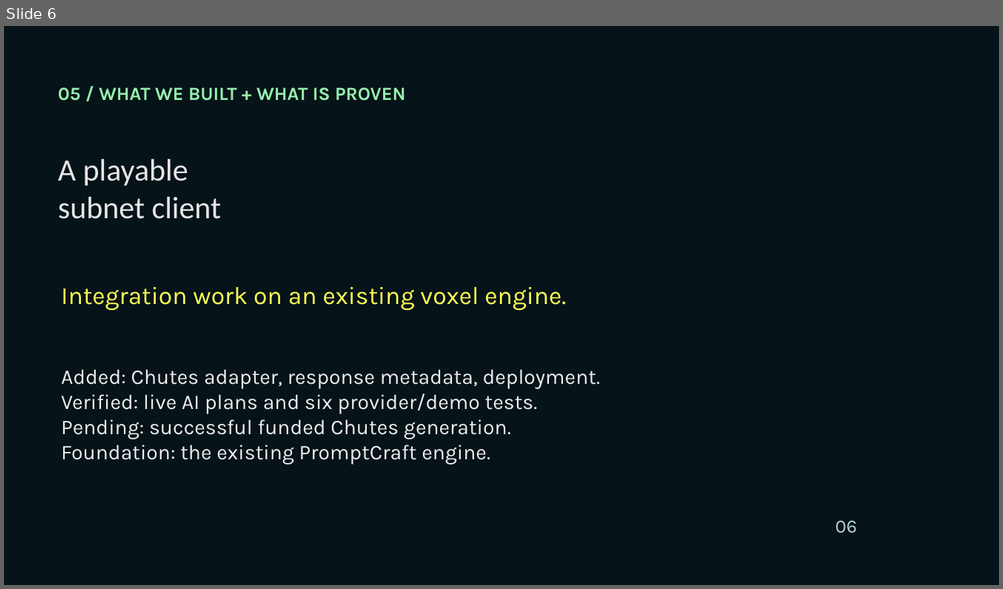
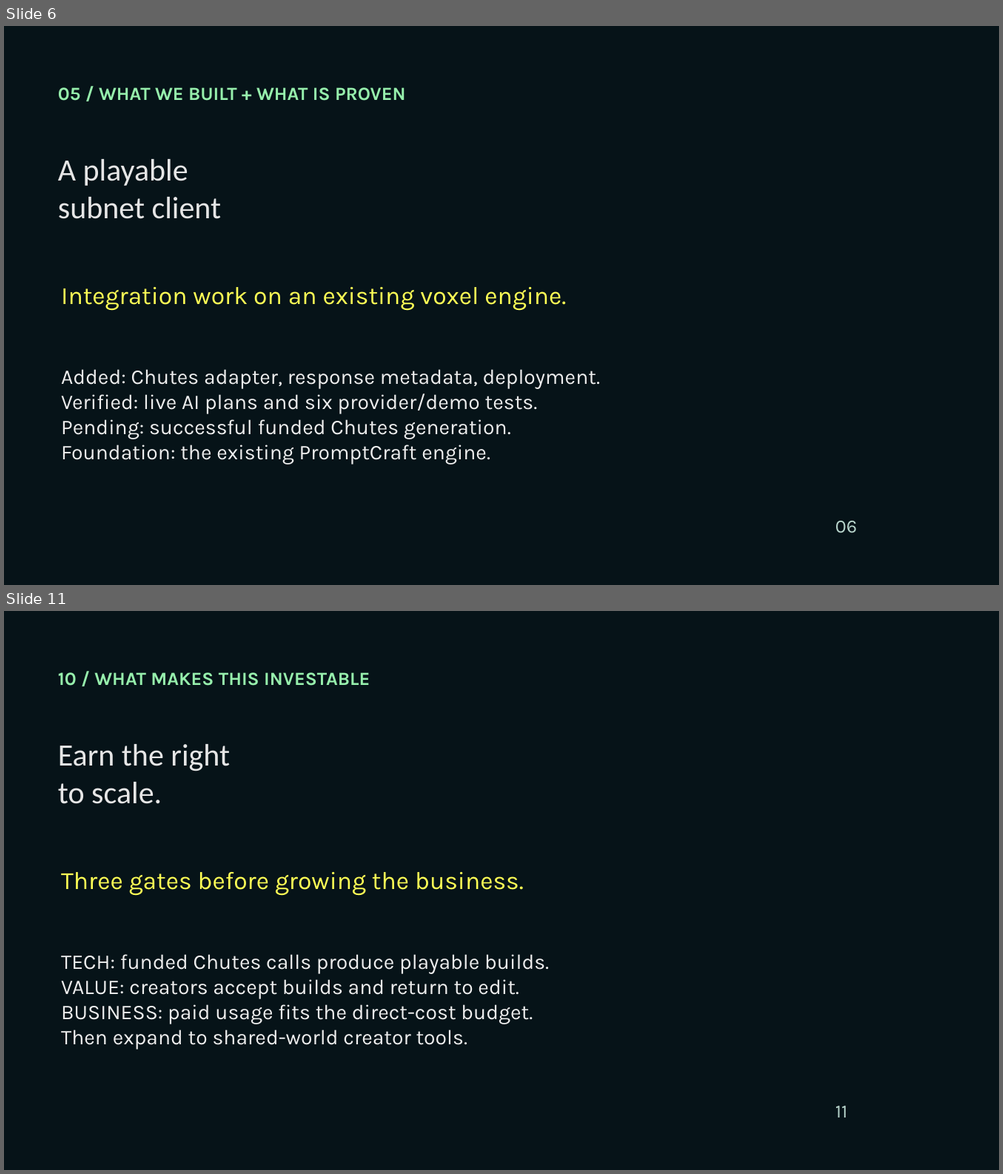
Before and after one commit to Nakshatra05/tensorcraft-bittensor, a slide deck: presentation/TensorCraft-Bittensor-Pitch.pptx. Shown one above the other, each under a label of ours: slide 6 before the commit, slides 6 and 11 after it; the slides between them are not shown. The pictures are 1003x589 and 1003x1174 pixels, drawn with LibreOffice and Linux fonts; fonts in the diff are those of the drawing; background and template pictures are left out. Boxes give left, top, right and bottom in pixels: in the first picture for what was removed or moved away, otherwise in the second. Text is boxed around its words. In the diff, an @@ line names an element or a change of style, - is before the commit and + after.

```diff
--- a/presentation/TensorCraft-Bittensor-Pitch.pptx
+++ b/presentation/TensorCraft-Bittensor-Pitch.pptx
@@ slide 11 added at box(4, 611, 999, 1170), background picture (left out) @@
@@ text added at box(58, 672, 370, 686), 18 pt, text #96EFAC, bold @@
+10 / WHAT MAKES THIS INVESTABLE
@@ text added at box(58, 744, 230, 804), 30 pt, text #E6E6E6 @@
+Earn the right
+to scale.
@@ text added at box(61, 872, 523, 896), 24 pt, text #FFFF55 @@
+Three gates before growing the business.
@@ text added at box(61, 954, 549, 1050), 20.2 pt, text #EEEEEE @@
+TECH: funded Chutes calls produce playable builds.
+VALUE: creators accept builds and return to edit.
+BUSINESS: paid usage fits the direct-cost budget.
+Then expand to shared-world creator tools.
@@ text added at box(835, 1106, 848, 1118), 18 pt, text #B8D5CC @@
+11
```
Also in this commit, not shown: 6 slides changed, 2 other slides added, 2 slides removed.
